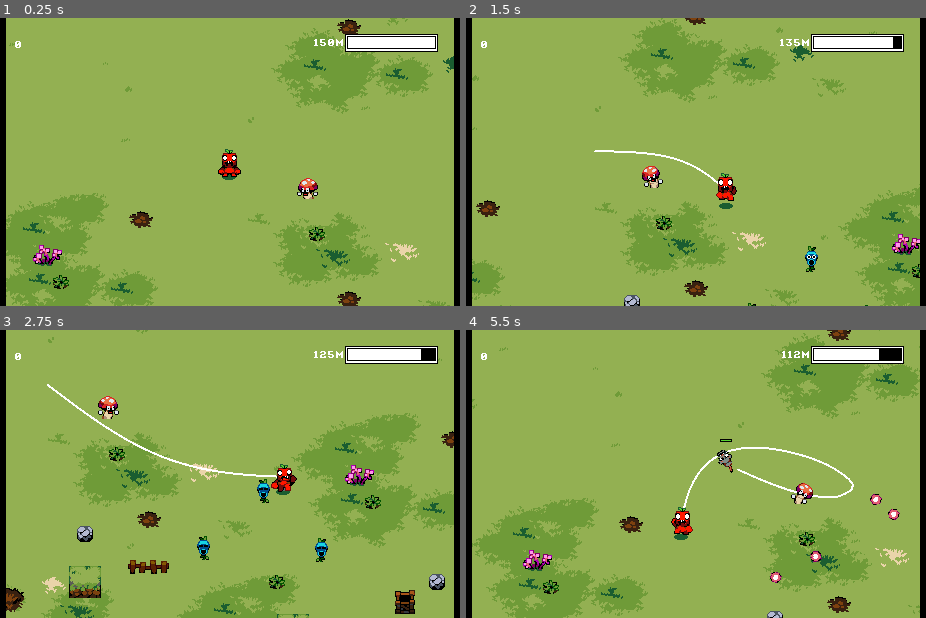
Above: before the commit, frames 1-4 (two rows, left to right).
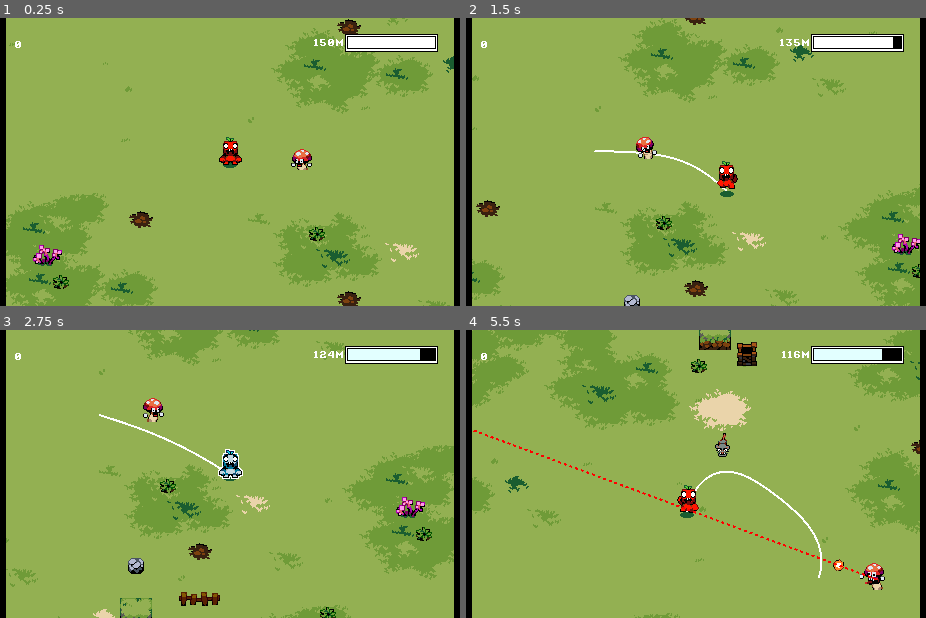
Above: after the commit, the same moments.

Repository: elementary-luke/GMTK2025
Game: Godot game, scene res://scenes/main.tscn
Same seed, same stepped clock (60 frames per second), same inputs: the game is played once before the commit and once after it. This scene is started directly instead of the project's main scene.
Inputs:
- Up to frame 1 (0.25 s): no input
- Up to frame 2 (1.5 s): hold Right (right) 0.53-1.28 s; tap Space (main_action) at 0.6, 1.35 s; hold Down (down) from 1.28 s (still down)
- Up to frame 3 (2.75 s): release Down (down) at 2.03 s; hold Right (right) from 2.03 s (still down); tap Space (main_action) at 2.1 s
- Up to frame 4 (5.5 s): release Right (right) at 2.78 s; hold Up (up) 2.78-3.53 s; tap Space (main_action) every 0.75 s from 2.85 to 5.1 s; hold Left (left) 3.53-5.03 s; hold Down (down) from 5.03 s (still down)

The runs differ from the first frame. In frame 1, 1.0% of the frame differs, in the area x 47-70%, y 41-63%; in frame 2, 1.2%; in frame 3, 27%; in frame 4, 32%, in the area x 1-99%, y 0-100%.

Commit message:
ysort added

Diff:
--- a/rope.gd
+++ b/rope.gd
@@ -19,7 +19,7 @@
 func add_segment():
 	Global.rope_used += 1
 	var inst = Segment.new()
-	inst.initialise(Global.Player.global_position)
+	inst.initialise(Global.player_position)
 	segments.append(inst)
 
 func update(delta: float) -> void:
@@ -126,13 +126,13 @@
 func apply_distance_constraints():
 	segments[0].pos = start_pos
 	if get_rope_length() > max_length():
-		Global.Player.global_position = segments[-1].pos
+		Global.Player.global_position = segments[-1].pos + (Global.player_position - Global.Player.global_position)
 	else:
 		segments[-1].pos = Global.Player.global_position
 
-	#if segments[-1].pos.distance_to(Global.Player.global_position) > seg_len:
-		#var offset = (segments[-1].pos - Global.Player.global_position).normalized() * seg_len
-		#segments[-1].pos = Global.Player.global_position + offset
+	#if segments[-1].pos.distance_to(Global.player_position) > seg_len:
+		#var offset = (segments[-1].pos - Global.player_position).normalized() * seg_len
+		#segments[-1].pos = Global.player_position + offset
 
 	for i in range(len(segments) - 2, -1, -1 ):
 		var a = segments[i]
--- a/scenes/enemies/blaster.tscn
+++ b/scenes/enemies/blaster.tscn
@@ -291,27 +291,31 @@
 one_shot = true
 
 [node name="Sprite2D" type="AnimatedSprite2D" parent="."]
-position = Vector2(0, -13)
+position = Vector2(0, -23)
 sprite_frames = SubResource("SpriteFrames_k1sea")
 animation = &"idle_front"
 autoplay = "idle_front"
 
 [node name="CollisionShape2D" type="CollisionShape2D" parent="."]
-position = Vector2(0, 0.5)
+position = Vector2(0, -9.5)
 shape = SubResource("RectangleShape2D_tipki")
 
 [node name="Line2D" type="Line2D" parent="."]
 z_index = 5
 texture_filter = 1
 texture_repeat = 2
-position = Vector2(-158, -48)
+position = Vector2(-158, -58)
 points = PackedVector2Array(0, 0, 0, 0)
 width = 2.0
 texture = ExtResource("3_towk8")
 texture_mode = 1
 
 [node name="TerrainCast" type="RayCast2D" parent="."]
+position = Vector2(0, -10)
 collision_mask = 4
+
+[node name="ShootPos" type="Node2D" parent="."]
+position = Vector2(0, -10)
 
 [connection signal="timeout" from="RestTimer" to="." method="_on_rest_timer_timeout"]
 [connection signal="timeout" from="ChargeUpTimer" to="." method="_on_charge_up_timer_timeout"]
--- a/scenes/enemies/carrot_blaster.tscn
+++ b/scenes/enemies/carrot_blaster.tscn
@@ -349,22 +349,22 @@
 }]
 
 [sub_resource type="RectangleShape2D" id="RectangleShape2D_ie068"]
-size = Vector2(12, 19)
+size = Vector2(16, 12)
 
 [node name="CarrotBlastor" type="CharacterBody2D" groups=["Enemy"]]
-z_index = 1
+z_index = 4
 collision_layer = 2
 collision_mask = 4
 script = ExtResource("1_7l2yr")
 
 [node name="AnimatedSprite2D" type="AnimatedSprite2D" parent="."]
-position = Vector2(0, -2)
+position = Vector2(0, -14)
 sprite_frames = SubResource("SpriteFrames_ebij7")
-animation = &"death"
+animation = &"run_back"
 autoplay = "run_forward"
 
 [node name="CollisionShape2D" type="CollisionShape2D" parent="."]
-position = Vector2(-1, 0.5)
+position = Vector2(0, -6)
 shape = SubResource("RectangleShape2D_ie068")
 
 [node name="AttackTimer" type="Timer" parent="."]
@@ -375,6 +375,9 @@
 wait_time = 0.5
 autostart = true
 
+[node name="ShootPos" type="Node2D" parent="."]
+position = Vector2(0, -12)
+
 [connection signal="frame_changed" from="AnimatedSprite2D" to="." method="_on_animated_sprite_2d_frame_changed"]
 [connection signal="timeout" from="AttackTimer" to="." method="_on_attack_timer_timeout"]
 [connection signal="timeout" from="DirectionTimer" to="." method="_on_direction_timer_timeout"]
--- a/scenes/enemies/peashooter.tscn
+++ b/scenes/enemies/peashooter.tscn
@@ -105,14 +105,18 @@
 size = Vector2(8, 18)
 
 [node name="PeaShooter" type="CharacterBody2D" groups=["Enemy"]]
+z_index = 4
 collision_layer = 2
 script = ExtResource("1_mjqhc")
 
 [node name="AnimatedSprite2D" type="AnimatedSprite2D" parent="."]
-position = Vector2(-2, -2)
+position = Vector2(-3, -9.5)
 sprite_frames = SubResource("SpriteFrames_ebij7")
-animation = &"death"
 autoplay = "default"
 
 [node name="CollisionShape2D" type="CollisionShape2D" parent="."]
+position = Vector2(-1, -7.5)
 shape = SubResource("RectangleShape2D_ie068")
+
+[node name="ShootPos" type="Node2D" parent="."]
+position = Vector2(0, -7)
--- a/scenes/enemies/peashooterspin.tscn
+++ /dev/null
@@ -1,91 +0,0 @@
-[gd_scene load_steps=13 format=3 uid="uid://c7s10pmlgpx3k"]
-
-[ext_resource type="Script" uid="uid://dom68l1d3454u" path="res://scripts/peashooterspin.gd" id="1_xb24s"]
-[ext_resource type="Texture2D" path="res://sprites/Enemies/PeaShooter/attack_spin.png" id="2_xb24s"]
-
-[sub_resource type="AtlasTexture" id="AtlasTexture_x1d2d"]
-atlas = ExtResource("2_xb24s")
-region = Rect2(0, 0, 32, 48)
-
-[sub_resource type="AtlasTexture" id="AtlasTexture_wehfo"]
-atlas = ExtResource("2_xb24s")
-region = Rect2(32, 0, 32, 48)
-
-[sub_resource type="AtlasTexture" id="AtlasTexture_qsl40"]
-atlas = ExtResource("2_xb24s")
-region = Rect2(64, 0, 32, 48)
-
-[sub_resource type="AtlasTexture" id="AtlasTexture_ij4lf"]
-atlas = ExtResource("2_xb24s")
-region = Rect2(96, 0, 32, 48)
-
-[sub_resource type="AtlasTexture" id="AtlasTexture_v2ruh"]
-atlas = ExtResource("2_xb24s")
-region = Rect2(128, 0, 32, 48)
-
-[sub_resource type="AtlasTexture" id="AtlasTexture_hfhbv"]
-atlas = ExtResource("2_xb24s")
-region = Rect2(160, 0, 32, 48)
-
-[sub_resource type="AtlasTexture" id="AtlasTexture_e18aw"]
-atlas = ExtResource("2_xb24s")
-region = Rect2(192, 0, 32, 48)
-
-[sub_resource type="AtlasTexture" id="AtlasTexture_1hv7x"]
-atlas = ExtResource("2_xb24s")
-region = Rect2(224, 0, 32, 48)
-
-[sub_resource type="SpriteFrames" id="SpriteFrames_ebij7"]
-animations = [{
-"frames": [{
-"duration": 1.0,
-"texture": SubResource("AtlasTexture_x1d2d")
-}, {
-"duration": 1.0,
-"texture": SubResource("AtlasTexture_wehfo")
-}, {
-"duration": 1.0,
-"texture": SubResource("AtlasTexture_qsl40")
-}, {
-"duration": 1.0,
-"texture": SubResource("AtlasTexture_ij4lf")
-}, {
-"duration": 1.0,
-"texture": SubResource("AtlasTexture_v2ruh")
-}, {
-"duration": 1.0,
-"texture": SubResource("AtlasTexture_hfhbv")
-}, {
-"duration": 1.0,
-"texture": SubResource("AtlasTexture_e18aw")
-}, {
-"duration": 1.0,
-"texture": SubResource("AtlasTexture_1hv7x")
-}],
-"loop": true,
-"name": &"default",
-"speed": 12.5
-}]
-
-[sub_resource type="RectangleShape2D" id="RectangleShape2D_ie068"]
-size = Vector2(8, 18)
-
-[node name="PeaShooterSpin" type="CharacterBody2D"]
-z_index = 5
-collision_layer = 2
-script = ExtResource("1_xb24s")
-
-[node name="AnimatedSprite2D" type="AnimatedSprite2D" parent="."]
-position = Vector2(-1, -15)
-sprite_frames = SubResource("SpriteFrames_ebij7")
-autoplay = "default"
-
-[node name="CollisionShape2D" type="CollisionShape2D" parent="."]
-shape = SubResource("RectangleShape2D_ie068")
-
-[node name="Timer" type="Timer" parent="."]
-wait_time = 5.0
-one_shot = true
-autostart = true
-
-[connection signal="timeout" from="Timer" to="." method="_on_timer_timeout"]
--- a/scenes/enemies/scissor.tscn
+++ b/scenes/enemies/scissor.tscn
@@ -226,7 +226,7 @@
 }]
 
 [node name="Scissor" type="CharacterBody2D" groups=["Enemy", "scissor"]]
-z_index = 4
+z_index = 3
 y_sort_enabled = true
 rotation = 3.14159
 collision_layer = 2
@@ -248,10 +248,7 @@
 [node name="Sprite2D" type="AnimatedSprite2D" parent="."]
 position = Vector2(-7.86806e-07, -9)
 sprite_frames = SubResource("SpriteFrames_sydhx")
-animation = &"death"
 autoplay = "default"
-frame = 6
-frame_progress = 0.760998
 
 [node name="ProgressBar" type="AnimatedSprite2D" parent="."]
 position = Vector2(8, 6)
--- a/scenes/enemies/spinshooter.tscn
+++ b/scenes/enemies/spinshooter.tscn
@@ -147,17 +147,21 @@
 size = Vector2(8, 18)
 
 [node name="SpinShooter" type="CharacterBody2D" groups=["Enemy"]]
-z_index = 5
+z_index = 4
 collision_layer = 2
+collision_mask = 0
 script = ExtResource("1_xb24s")
 
 [node name="AnimatedSprite2D" type="AnimatedSprite2D" parent="."]
-position = Vector2(0, -13)
+position = Vector2(0, -22)
 sprite_frames = SubResource("SpriteFrames_ebij7")
 animation = &"spin"
 autoplay = "default"
+frame = 3
+frame_progress = 0.711236
 
 [node name="CollisionShape2D" type="CollisionShape2D" parent="."]
+position = Vector2(0, -9)
 shape = SubResource("RectangleShape2D_ie068")
 
 [node name="Timer" type="Timer" parent="."]
@@ -165,4 +169,8 @@
 one_shot = true
 autostart = true
 
+[node name="ShootPos" type="Node2D" parent="."]
+z_index = 4
+position = Vector2(0, -7)
+
 [connection signal="timeout" from="Timer" to="." method="_on_timer_timeout"]
--- a/scenes/main.tscn
+++ b/scenes/main.tscn
@@ -19,7 +19,6 @@
 [ext_resource type="AudioStream" uid="uid://dsjyasruj72uu" path="res://sounds/sfx/ice effects/Ice Attack 08.wav" id="16_0ld40"]
 [ext_resource type="AudioStream" uid="uid://dq717q6ttgf2i" path="res://sounds/sfx/grass_walking.wav" id="16_jbj1t"]
 [ext_resource type="PackedScene" uid="uid://dodsjfh46pl6o" path="res://scenes/enemies/blaster.tscn" id="20_gqmmt"]
-[ext_resource type="PackedScene" uid="uid://dn3q2af72x1yf" path="res://scenes/enemies/spinshooter.tscn" id="21_yc10j"]
 
 [sub_resource type="AtlasTexture" id="AtlasTexture_mlv25"]
 atlas = ExtResource("7_gqmmt")
@@ -583,9 +582,10 @@
 }]
 
 [sub_resource type="RectangleShape2D" id="RectangleShape2D_0wfyh"]
-size = Vector2(14, 25)
+size = Vector2(16, 15.75)
 
 [node name="Game" type="Node2D"]
+y_sort_enabled = true
 script = ExtResource("1_sugp2")
 
 [node name="MapGenerator" type="Node2D" parent="."]
@@ -643,17 +643,17 @@
 position_smoothing_speed = 3.0
 
 [node name="AnimatedSprite2D" type="AnimatedSprite2D" parent="Player"]
-position = Vector2(-1, -9)
+position = Vector2(0, -21)
 sprite_frames = SubResource("SpriteFrames_a8y0u")
 animation = &"idle_forward"
 
 [node name="CollisionShape2D" type="CollisionShape2D" parent="Player"]
-position = Vector2(-1, 0.5)
+position = Vector2(1, -5.125)
 shape = SubResource("RectangleShape2D_0wfyh")
 
 [node name="Shadow" type="Sprite2D" parent="Player"]
 z_index = -1
-position = Vector2(-1, 15)
+position = Vector2(0, 3)
 texture = ExtResource("8_85g3d")
 
 [node name="WalkSoundPlayer" type="AudioStreamPlayer2D" parent="Player"]
@@ -668,7 +668,7 @@
 wait_time = 0.05
 
 [node name="Rope" type="Node2D" parent="."]
-z_index = 3
+z_index = 1
 script = ExtResource("4_jyhfs")
 
 [node name="Line" type="Line2D" parent="Rope"]
@@ -681,20 +681,8 @@
 wait_time = 5.0
 autostart = true
 
-[node name="SpinShooter" parent="." instance=ExtResource("21_yc10j")]
-position = Vector2(175, 167)
-
-[node name="SpinShooter2" parent="." instance=ExtResource("21_yc10j")]
-position = Vector2(292, 169)
-
-[node name="SpinShooter4" parent="." instance=ExtResource("21_yc10j")]
-position = Vector2(239, 252)
-
-[node name="SpinShooter3" parent="." instance=ExtResource("21_yc10j")]
-position = Vector2(235, 110)
-
 [node name="Blaster" parent="." instance=ExtResource("20_gqmmt")]
-position = Vector2(79, 26)
+position = Vector2(73, 7)
 
 [connection signal="animation_finished" from="Player/AnimatedSprite2D" to="." method="_on_animated_sprite_2d_animation_finished"]
 [connection signal="timeout" from="Player/ShakeTimer" to="Player" method="_on_shake_timer_timeout"]
--- a/scenes/projectiles/blaster_bullet.tscn
+++ b/scenes/projectiles/blaster_bullet.tscn
@@ -44,6 +44,7 @@
 }
 
 [node name="Bullet" type="CharacterBody2D" groups=["Bullet"]]
+z_index = 4
 collision_layer = 8
 collision_mask = 5
 script = ExtResource("1_uw2es")
--- a/scenes/projectiles/carrot_bullet.tscn
+++ b/scenes/projectiles/carrot_bullet.tscn
@@ -44,7 +44,7 @@
 }
 
 [node name="CarrotBullet" type="CharacterBody2D" groups=["Bullet"]]
-z_index = 2
+z_index = 4
 collision_layer = 8
 collision_mask = 5
 script = ExtResource("1_w88ko")
--- a/scenes/projectiles/peashooter_bullet.tscn
+++ b/scenes/projectiles/peashooter_bullet.tscn
@@ -44,7 +44,7 @@
 }
 
 [node name="PeashooterBullet" type="CharacterBody2D" groups=["Bullet"]]
-z_index = 2
+z_index = 4
 collision_layer = 8
 collision_mask = 5
 script = ExtResource("1_ae3pb")
--- a/scenes/projectiles/spin_bullet.tscn
+++ b/scenes/projectiles/spin_bullet.tscn
@@ -44,7 +44,7 @@
 }
 
 [node name="SpinBullet" type="CharacterBody2D" groups=["Bullet"]]
-z_index = 2
+z_index = 4
 collision_layer = 8
 collision_mask = 5
 script = ExtResource("1_r7fmx")
--- a/scripts/blaster.gd
+++ b/scripts/blaster.gd
@@ -10,7 +10,7 @@
 var rope_value = 10.0
 
 func _ready() -> void:
-	focus_point = Global.Player.global_position
+	focus_point = Global.player_position
 
 func _physics_process(delta: float) -> void:
 	if charging_up:
@@ -23,17 +23,17 @@
 		else:
 			focus_point = future_player_pos
 
-		var show_pos = focus_point + (focus_point - global_position).normalized() * 3000.0
+		var show_pos = focus_point + (focus_point - $ShootPos.global_position).normalized() * 3000.0
 
 		$TerrainCast.target_position = Vector2(show_pos - $TerrainCast.global_position)
 		$TerrainCast.force_raycast_update()
 		if $TerrainCast.is_colliding():
 			show_pos = $TerrainCast.get_collision_point()
 		$Line2D.global_position = Vector2(0.0, 0.0)
-		$Line2D.points = [global_position, show_pos]
+		$Line2D.points = [$ShootPos.global_position, show_pos]
 
 	if $Sprite2D.animation not in ["attack_side", "attack_front", "attack_back"]:
-		var diff = (Global.Player.global_position - global_position)
+		var diff = (Global.player_position - $ShootPos.global_position)
 		$Sprite2D.flip_h = false
 		if abs(diff.x) > abs(diff.y):
 			if diff.x < 0:
@@ -45,7 +45,7 @@
 			else:
 				$Sprite2D.play("idle_back")
 
-	if global_position.distance_to(Global.player_position) > Global.despawn_distance:
+	if $ShootPos.global_position.distance_to(Global.player_position) > Global.despawn_distance:
 		queue_free()
 
 func _on_charge_up_timer_timeout() -> void:
@@ -53,16 +53,16 @@
 	charging_up = false
 
 
-	var show_pos = focus_point + (focus_point - global_position).normalized() * 3000.0
+	var show_pos = focus_point + (focus_point - $ShootPos.global_position).normalized() * 3000.0
 
 	$TerrainCast.target_position = Vector2(show_pos - $TerrainCast.global_position)
 	$TerrainCast.force_raycast_update()
 	if $TerrainCast.is_colliding():
 		show_pos = $TerrainCast.get_collision_point()
 	$Line2D.global_position = Vector2(0.0, 0.0)
-	$Line2D.points = [global_position, show_pos]
+	$Line2D.points = [$ShootPos.global_position, show_pos]
 
-	var ediff = (Global.Player.global_position - global_position)
+	var ediff = (Global.player_position - $ShootPos.global_position)
 	$Sprite2D.flip_h = false
 
 	if abs(ediff.x) > abs(ediff.y):
@@ -86,14 +86,14 @@
 
 
 	var inst = bullet_scn.instantiate()
-	inst.position = global_position
+	inst.position = $ShootPos.global_position
 
-	inst.dir = (focus_point - global_position).normalized()
+	inst.dir = (focus_point - $ShootPos.global_position).normalized()
 	inst.speed = bullet_speed
 
 	Global.Root.add_child(inst)
 
-	var time = (focus_point - global_position).length() / (bullet_speed * 60.0)
+	var time = (focus_point - $ShootPos.global_position).length() / (bullet_speed * 60.0)
 
 	await get_tree().create_timer(time).timeout
 
@@ -103,16 +103,16 @@
 	$RestTimer.start()
 
 func _on_rest_timer_timeout() -> void:
-	if global_position.distance_to(Global.Player.global_position) < 300.0:
+	if $ShootPos.global_position.distance_to(Global.player_position) < 300.0:
 		$Line2D.global_position = Vector2(0.0, 0.0)
-		focus_point = Global.Player.global_position
+		focus_point = Global.player_position
 
 		$TerrainCast.target_position = Vector2(focus_point - $TerrainCast.global_position)
 		$TerrainCast.force_raycast_update()
 		if $TerrainCast.is_colliding():
 			focus_point = $TerrainCast.get_collision_point()
 
-		$Line2D.points = [global_position, focus_point]
+		$Line2D.points = [$ShootPos.global_position, focus_point]
 		charging_up = true
 		$ChargeUpTimer.start()
 		$Line2D.show()
@@ -122,10 +122,10 @@
 
 func predicted_player_position():
 	var inst = bullet_scn.instantiate()
-	inst.position = global_position
+	inst.position = $ShootPos.global_position
 
 	var p = Global.Player
-	var shooter_pos = global_position
+	var shooter_pos = $ShootPos.global_position
 	var player_pos = p.global_position
 	var player_vel = p.move_step   # units per frame
 	var b_speed = bullet_speed * 60.0        # units per frame
--- a/scripts/carrot_blaster.gd
+++ b/scripts/carrot_blaster.gd
@@ -87,7 +87,7 @@
 		for i in range(0, 3):
 			var bullet = bullet_scn.instantiate()
 			bullet.dir = ang
-			bullet.global_position = global_position
+			bullet.global_position = $ShootPos.global_position
 			get_tree().current_scene.add_child(bullet)
 			ang += spread_ang / 3.0
 
--- a/scripts/peashooter.gd
+++ b/scripts/peashooter.gd
@@ -19,7 +19,7 @@
 	if current_frame == 4 and previous_frame != 4:
 		if (Global.player_position - global_position).length() < 300.0:
 			var bullet = bullet_scn.instantiate()
-			bullet.global_position = global_position
+			bullet.global_position = $ShootPos.global_position
 			bullet.dir = (Global.player_position - global_position).angle()
 			get_tree().current_scene.add_child(bullet)
 
--- a/scripts/peashooterspin.gd
+++ b/scripts/peashooterspin.gd
@@ -42,7 +42,7 @@
 
 		for i in range(0, 8):
 			var bullet = bullet_scn.instantiate()
-			bullet.global_position = global_position
+			bullet.global_position = $ShootPos.global_position
 			bullet.dir = dir
 			get_tree().current_scene.add_child(bullet)
 
--- a/scripts/player.gd
+++ b/scripts/player.gd
@@ -24,7 +24,6 @@
 
 func update(delta: float) -> void:
 	Global.time_lived += delta
-	Global.player_position = global_position
 
 	var intent = Vector2.ZERO
 
@@ -72,7 +71,7 @@
 	velocity = move_step
 
 	move_and_slide()
-
+	Global.player_position = $CollisionShape2D.global_position
 
 func play_anim(intent):
 	if !stunned:
Not shown: 1 places in scenes/main.tscn that only renumber resources
